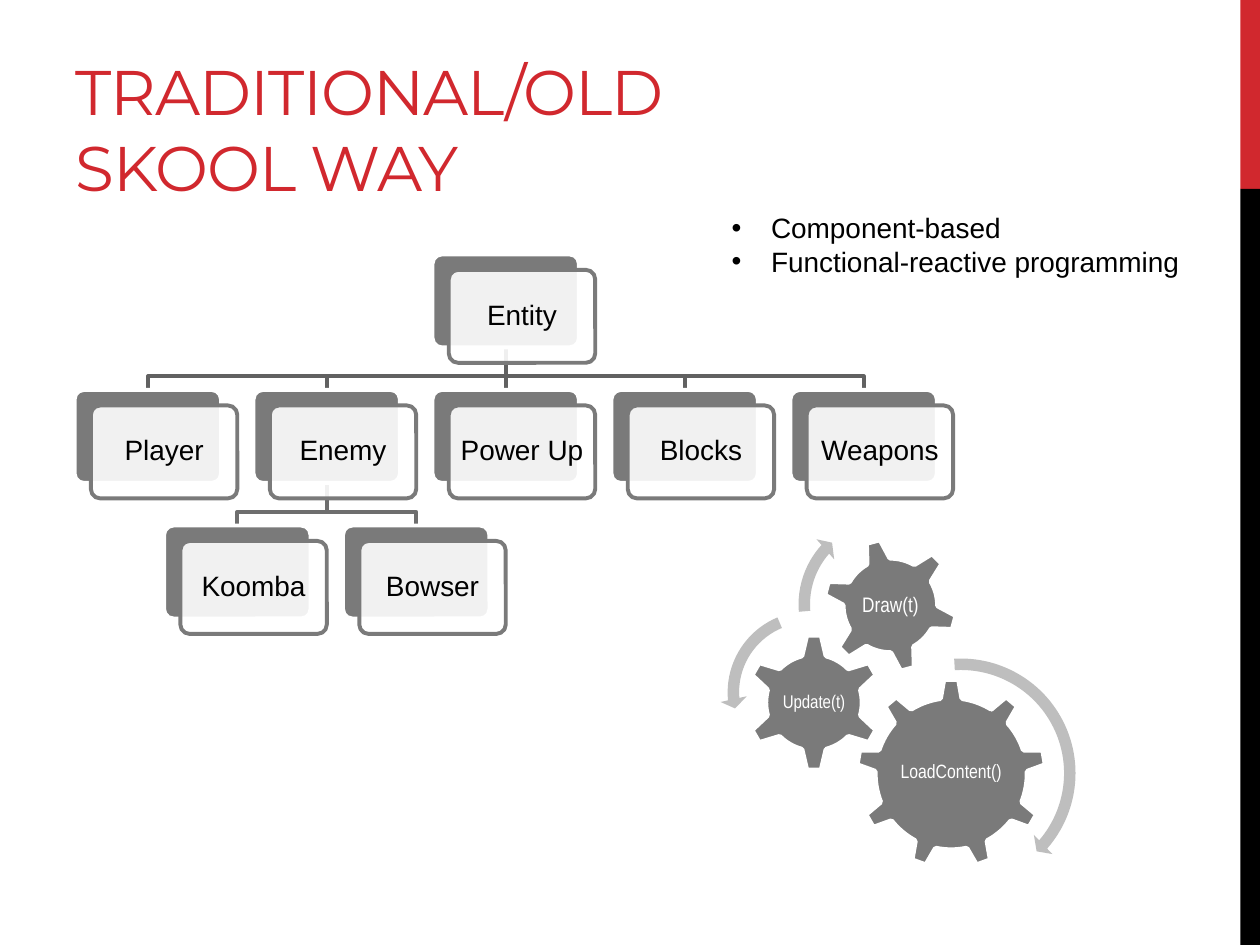
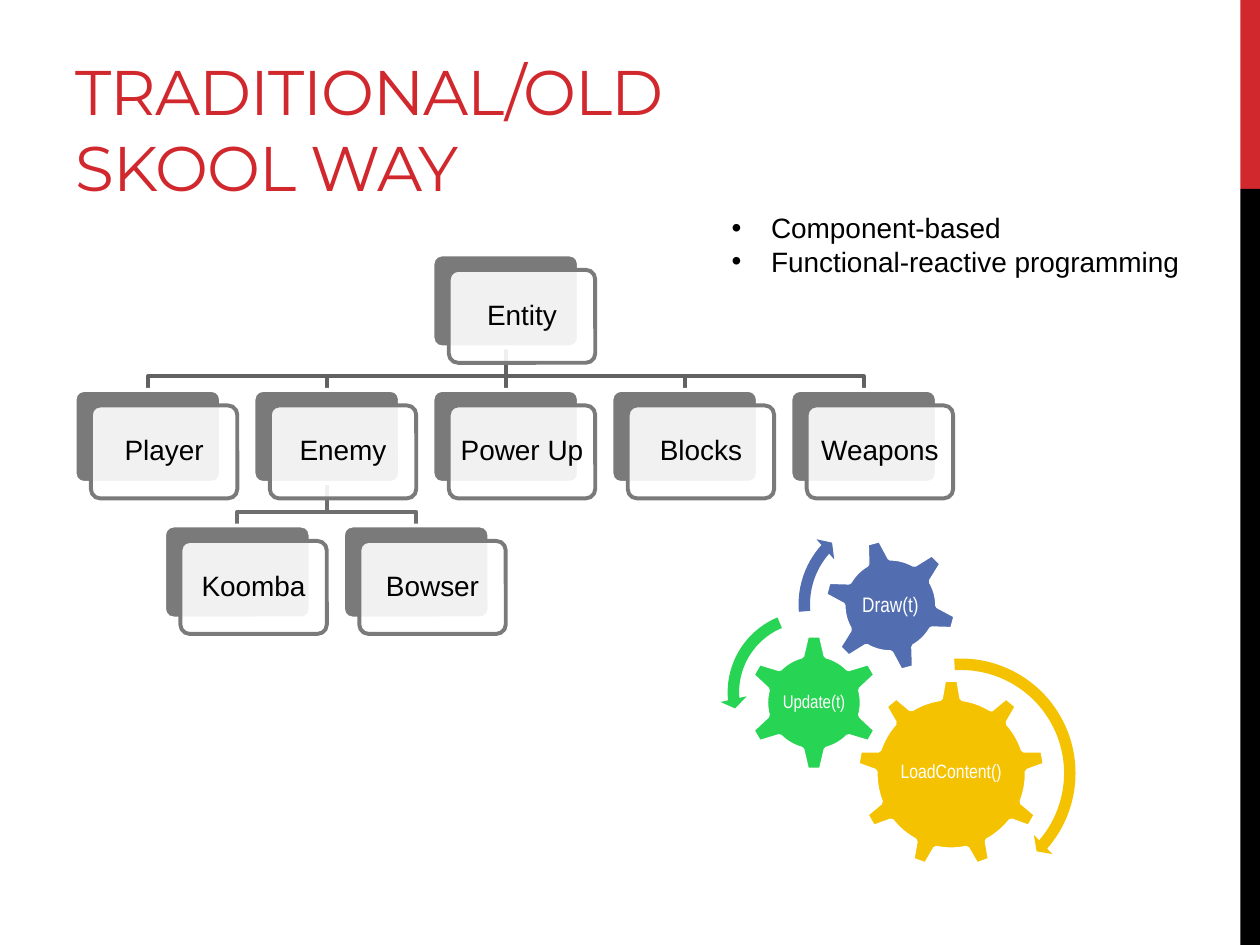
Before and after one commit to peterhoang/Super-Duper-Game, a slide deck: slide 8 of The Super-Awesome Game Deck.pptx. Drawn at 1260x945 pixels with LibreOffice and Linux fonts; fonts in the diff are those of the drawing. Boxes give left, top, right and bottom in pixels: in the first picture for what was removed or moved away, otherwise in the second. Text is boxed around its words. In the diff, an @@ line names an element or a change of style, - is before the commit and + after.

```diff
--- a/The Super-Awesome Game Deck.pptx
+++ b/The Super-Awesome Game Deck.pptx
@@ circular arrow at (x1=791, y1=509, x2=983, y2=701): fill #BEBEBE to #526DB0 @@
@@ gear at (x1=807, y1=523, x2=974, y2=689): fill #7A7A7A to #526DB0 @@
@@ left circular arrow at (x1=719, y1=604, x2=897, y2=781): fill #BEBEBE to #28D453 @@
@@ gear at (x1=745, y1=634, x2=883, y2=772): fill #7A7A7A to #28D453 @@
@@ circular arrow at (x1=839, y1=651, x2=1084, y2=896): fill #BEBEBE to #F5C201 @@
@@ gear at (x1=856, y1=678, x2=1047, y2=869): fill #7A7A7A to #F5C201 @@
```
Also in this commit, not shown: 5 other slides changed.
